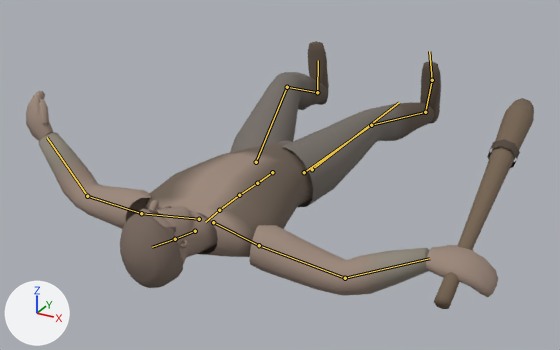
The glTF model assets/models/characters/thug.glb, before and after one commit.
Both versions are drawn from a 50 mm lens placed at (1.52, -3.07, 1.47), pointed at (0.03, -0.37, 0.12). Arrows for +X, +Y and +Z are at lower left; the lights stay in place. The picture after the commit comes second. Both versions are drawn at frame 31 of the action 'die'; the numbers are the values there. The bones that change, and the others that lie on the model, are drawn over the model as lines.

The first picture shows 'Thug'.
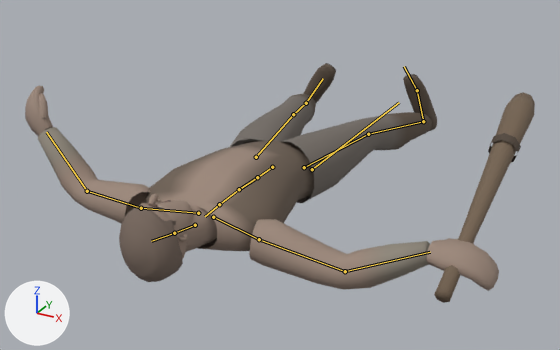
Boxes (x1, y1, x2, y2) around the edits, measured in the pictures (560 x 350 px):
'Thug', posed (10% shorter): before (26, 41, 534, 309); after (25, 63, 535, 303)
bone 'Hips', root to tip: before (272, 172) to (257, 183); after (272, 167) to (257, 177)
bone 'RightUpperLeg', root to tip: before (304, 172) to (371, 125); after (304, 167) to (368, 134)
bone 'RightLowerLeg', root to tip: before (371, 125) to (425, 112); after (368, 134) to (423, 121)
bone 'RightFoot', root to tip: before (425, 112) to (432, 80); after (423, 121) to (417, 90)
bone 'LeftUpperLeg', root to tip: before (256, 162) to (287, 87); after (256, 157) to (293, 114)
bone 'LeftLowerLeg', root to tip: before (287, 87) to (317, 92); after (293, 114) to (306, 103)
bone 'LeftFoot', root to tip: before (317, 92) to (318, 60); after (306, 103) to (323, 78)

What the commit changed:
Bone 'Hips' (bone_hips) moves from (0.0, -1.033, -0.384) to (0.0, -1.009, -0.384).
Bone 'RightUpperLeg' (bone_rightupperleg) turns from (8, 1, -12) to (-1, -15, -10) degrees about its own x, y and z.
Bone 'RightLowerLeg' (bone_rightlowerleg) turns from (-12, 0, 0) to (-4, 0, 0) degrees about its own x, y and z.
Bone 'RightFoot' (bone_rightfoot) turns from (25, 1, 1) to (38, 1, 1) degrees about its own x, y and z.
Bone 'LeftUpperLeg' (bone_leftupperleg) turns from (24, -4, 8) to (3, 35, 10) degrees about its own x, y and z.
Bone 'LeftLowerLeg' (bone_leftlowerleg) turns from (-40, 0, 0) to (-14, 0, 0) degrees about its own x, y and z.
Bone 'LeftFoot' (bone_leftfoot) turns from (25, -1, -1) to (34, -1, -1) degrees about its own x, y and z.
